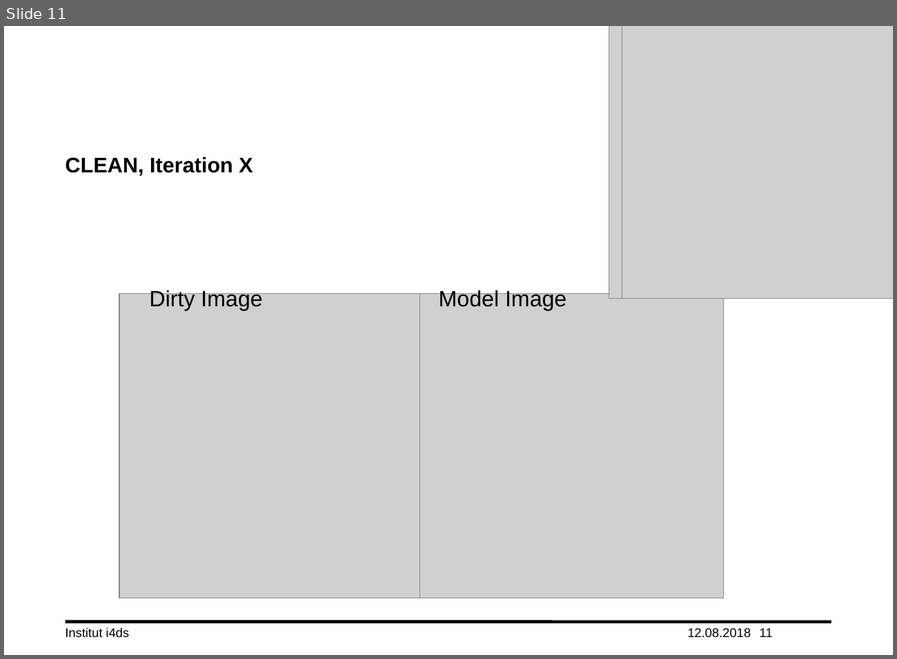
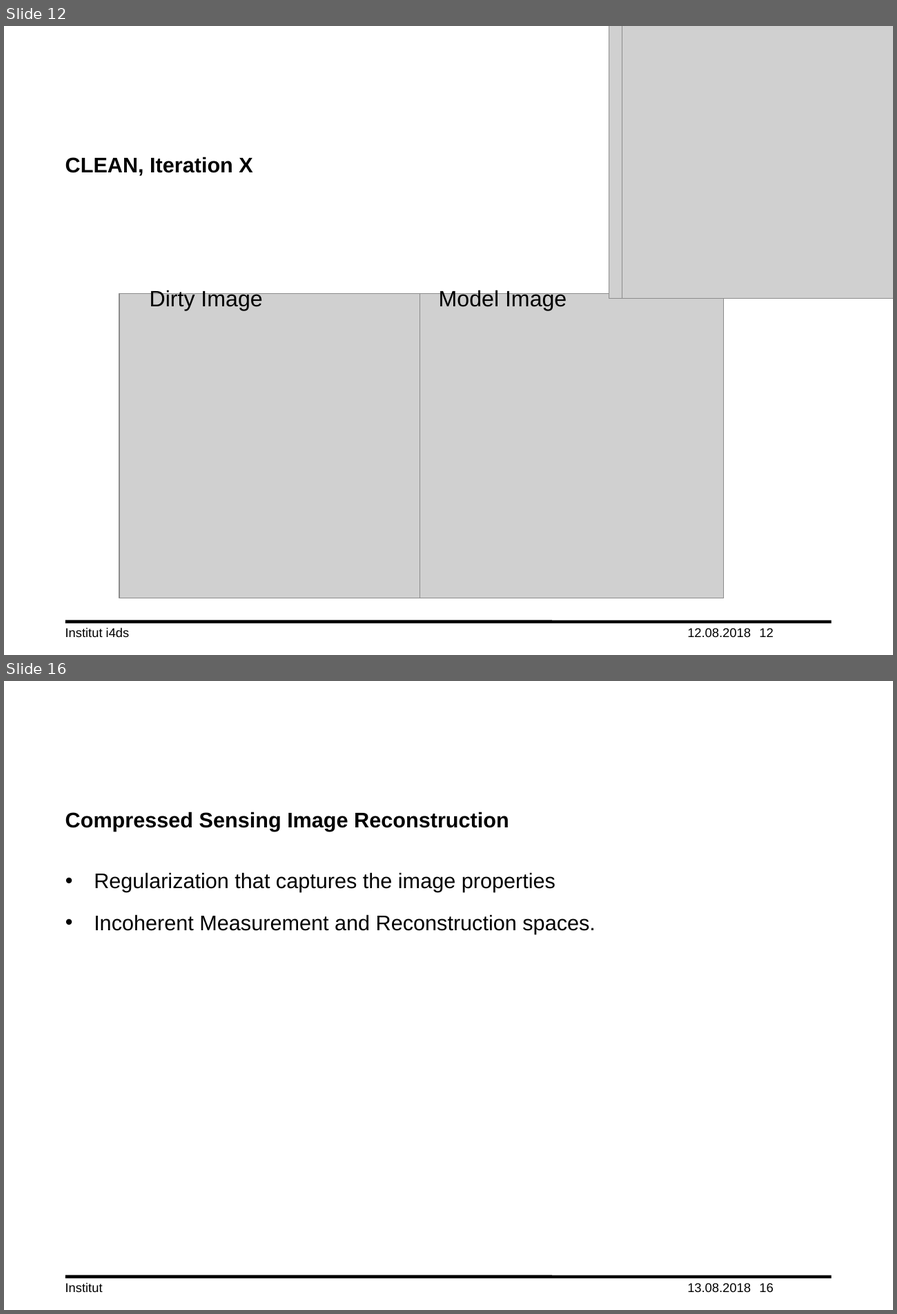
Before and after one commit to lord-blueberry/p7-doc, a slide deck: ppt/praes.pptx. Shown one above the other, each under a label of ours: slide 11 before the commit, slides 12 and 16 after it; the slides between them are not shown. The pictures are 897x659 and 897x1314 pixels, drawn with LibreOffice and Linux fonts; fonts in the diff are those of the drawing; grey boxes stand for pictures; background and template pictures are left out. Boxes give left, top, right and bottom in pixels: in the first picture for what was removed or moved away, otherwise in the second. Text is boxed around its words. In the diff, an @@ line names an element or a change of style, - is before the commit and + after.

```diff
--- a/ppt/praes.pptx
+++ b/ppt/praes.pptx
@@ slide 16 added at <box>4,681,893,1310</box>, background #FFFFFF; not listed: 1 template element that a slide beside it also shows @@
@@ title added at <box>65,811,508,831</box>, 20 pt, text #000000, bold @@
+Compressed Sensing Image Reconstruction
@@ text added at <box>94,872,595,934</box>, 20 pt, text #000000 @@
+• Regularization that captures the image properties
+• Incoherent Measurement and Reconstruction spaces.
@@ text added at <box>65,1282,103,1292</box>, 12 pt, text #000000 @@
+Institut
@@ text added at <box>687,1283,751,1292</box>, 12 pt, text #000000 @@
+13.08.2018
@@ page number added at <box>759,1283,773,1292</box>, 12 pt, text #000000 @@
+16
@@ what was slide 11 is now slide 12 @@
@@ page number at <box>759,628,773,637</box>: text changed @@
-11
+12
```
Also in this commit, not shown: 10 slides changed, 2 slides removed, 1 other file.
